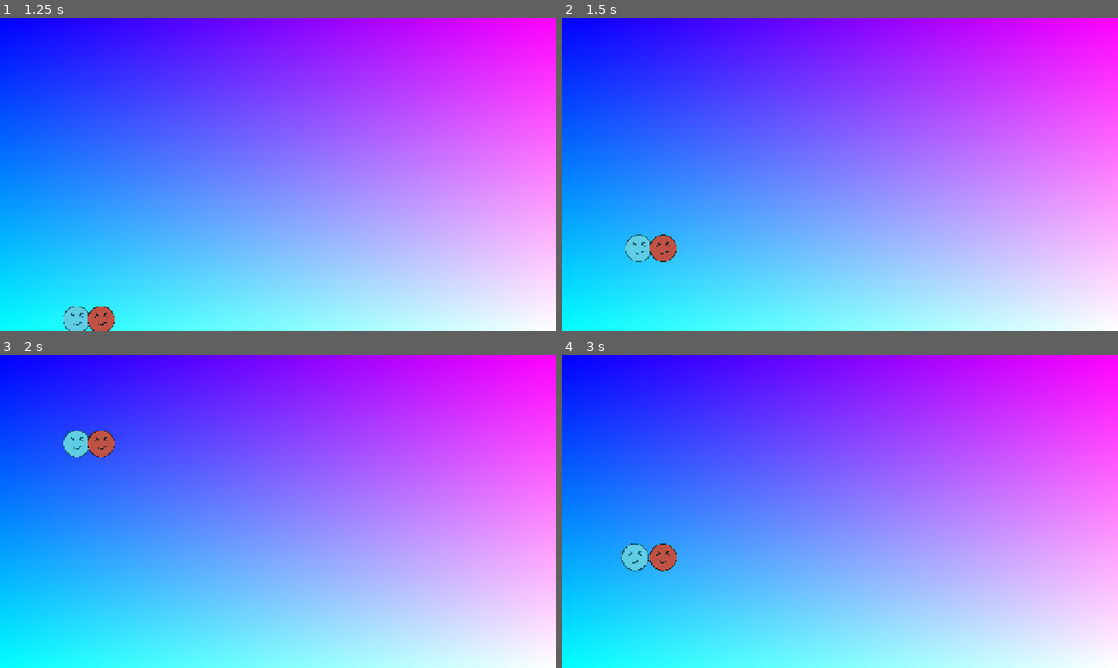
Above: before the commit, frames 1-4 (two rows, left to right).
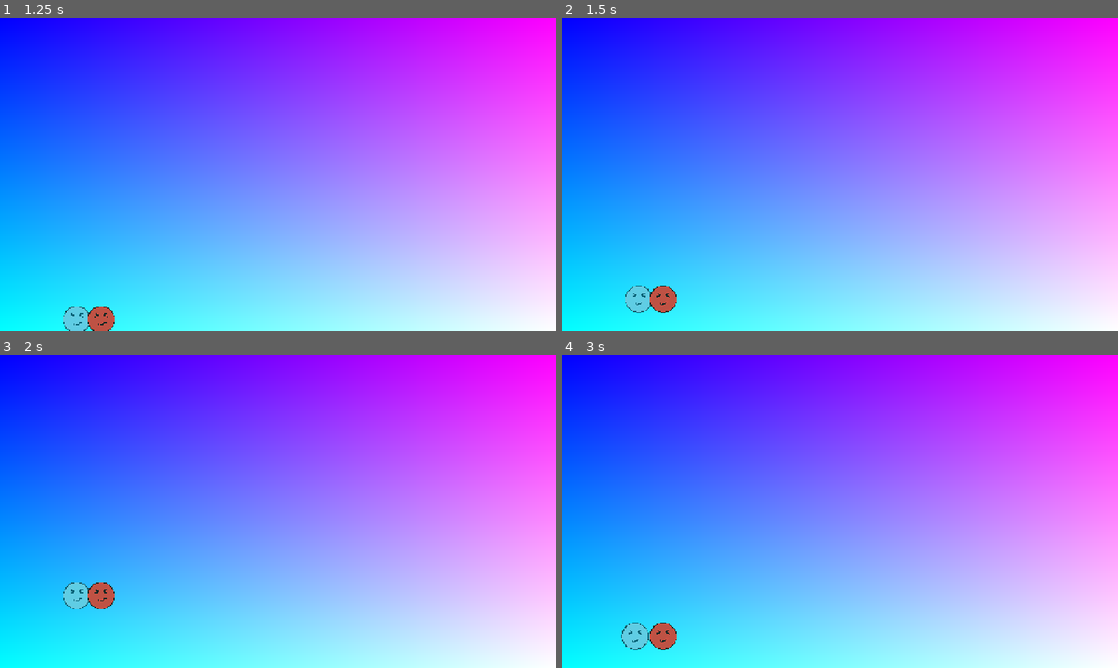
Above: after the commit, the same moments.

Repository: clem-maker/2-player
Game: Godot game, scene res://scens/main.tscn
Two runs of this game, one before a commit and one after it. Both use one fixed random seed, a clock stepped at 60 frames per second and the inputs below.
Inputs (mouse positions are in pixels of both pictures, inside the frame that each line leads up to):
- Up to frame 1 (1.25 s): move the mouse to (400, 158) at 0.52 s; hold D (right) from 0.53 s (still down); hold Space (jump) from 0.53 s (still down)
- Up to frame 2 (1.5 s): keep holding D (right); tap Enter at 1.25 s; move the mouse to (728, 190) at 1.27 s; release Space (jump) at 1.28 s; click (728, 190) at 1.35 s
- Up to frame 3 (2 s): keep holding D (right); tap Space (jump) at 1.52, 1.55, 1.82 s
- Up to frame 4 (3 s): move the mouse to (895, 442) at 2.02 s; release D (right) at 2.03 s; hold A (left) 2.03-2.78 s; hold Space (jump) 2.03-2.78 s; move the mouse to (812, 574) at 2.77 s; hold D (right) from 2.78 s (still down); click (812, 574) at 2.85 s

Frame 1 is identical in both runs. In frame 2, 1.3% of the frame differs, in the area x 11-21%, y 69-95%; in frame 3, 1.3%; in frame 4, 1.4%, in the area x 10-21%, y 60-95%.

Commit message:
simplification of player.gd

Diff:
--- a/scens/main.tscn
+++ b/scens/main.tscn
@@ -2,9 +2,12 @@
 
 [ext_resource type="PackedScene" uid="uid://4v5ryg42chib" path="res://scens/boden.tscn" id="1_0xm2m"]
 [ext_resource type="PackedScene" uid="uid://o6v3vj0nlyud" path="res://scens/player-blau.tscn" id="1_ig7tw"]
-[ext_resource type="Script" uid="uid://o63kosot1f5" path="res://scribte/main.gd" id="1_s382v"]
-[ext_resource type="Shader" uid="uid://bncji1nbytysc" path="res://scens/main.gdshader" id="2_4gohe"]
+[ext_resource type="Shader" uid="uid://bncji1nbytysc" path="res://shader/main.gdshader" id="2_4gohe"]
 [ext_resource type="PackedScene" uid="uid://clo6wvw17ccfb" path="res://scens/player_rot.tscn" id="3_stwvi"]
+
+[sub_resource type="GDScript" id="GDScript_s382v"]
+script/source = "extends Node2D
+"
 
 [sub_resource type="ShaderMaterial" id="ShaderMaterial_4gohe"]
 shader = ExtResource("2_4gohe")
@@ -19,7 +22,7 @@
 normal = Vector2(-1, 0)
 
 [node name="main" type="Node2D" unique_id=430030530]
-script = ExtResource("1_s382v")
+script = SubResource("GDScript_s382v")
 
 [node name="ColorRect" type="ColorRect" parent="." unique_id=1036334207]
 material = SubResource("ShaderMaterial_4gohe")
--- a/scribte/main.gd
+++ /dev/null
@@ -1 +0,0 @@
-extends Node2D
--- a/scribte/player.gd
+++ b/scribte/player.gd
@@ -6,6 +6,10 @@
 
 var multiplier
 var jump_time :float = 0
+
+func get_direction():
+	var direction = Input.get_axis("left","right")
+	return direction
 
 func _physics_process(delta: float) -> void:
 	#gravity
@@ -23,7 +27,7 @@
 	if Input.is_action_just_released("jump"):
 		var clamped_jump_time = clampf( jump_time , 0.5, max_jump_height)
 		velocity.y = clamped_jump_time * JUMP_VELOCITY
-		reset_jumptime()
+		jump_time = 0
 
 
 	var direction = get_direction()#Input.get_axis("left","right")
@@ -35,34 +39,10 @@
 		velocity.x = move_toward(velocity.x, 0, SPEED)
 	move_and_slide()
 
-
-func get_direction():
-	var direction = Input.get_axis("left","right")
-	return direction
-
-
-
-
-
-
-
 var visited : int = 0
 
 
 func count_time(delta:float) -> float:
 	jump_time += delta /2 #if both players acess this function then it growths twise as fast as intendet so you need to devide it by two.
-	return jump_time *1.05
-
-
-
-# reset only if both players (red and blue have seen the jump_time value.)
-func reset_jumptime():
-	#cheaks if both (red and blue player) have seen the jump_time value.
-
-	visited += 1
-
-	#if both have than reset zero so the values don't stack.
-	if visited >= 2:
-		jump_time = 0
-		#don't forget to reset the value:
-		visited = 0
+	print(jump_time)
+	return jump_time
Not shown, removed: scribte/main.gd.uid
